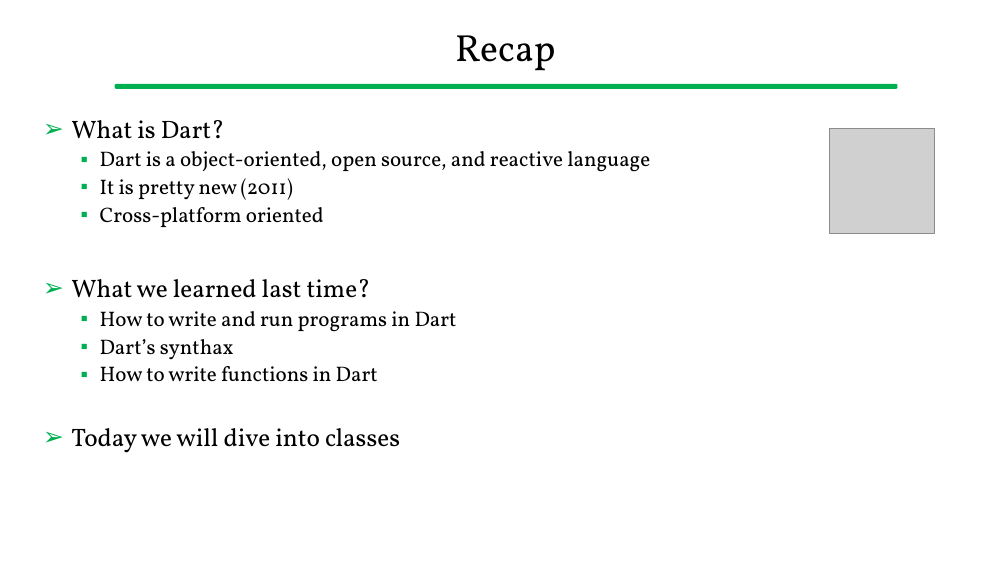
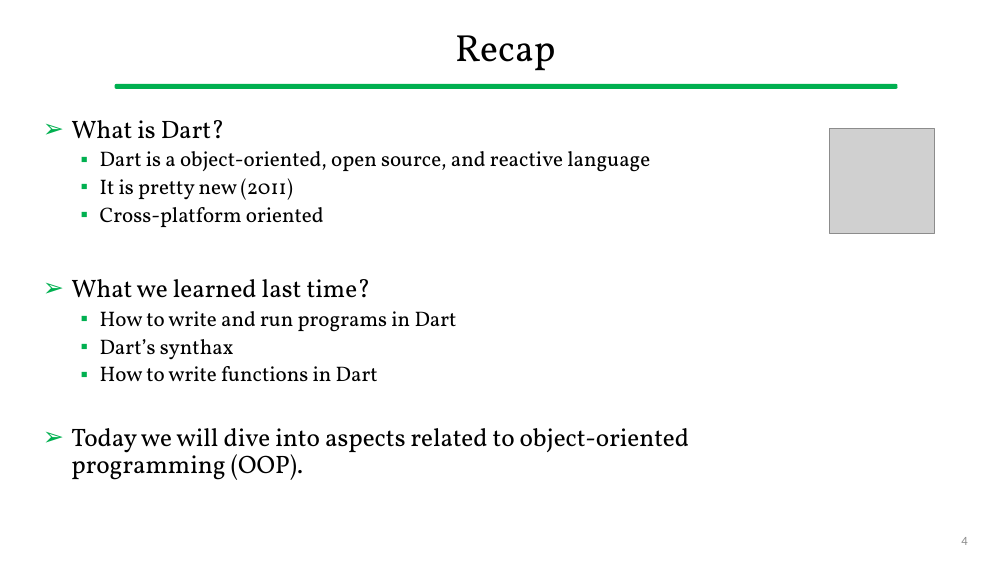
Before and after one commit to gcappon/bwthw, a slide deck: slide 4 of lab_03-dart_101_part_2/lab_03-dart_101_part_2.pptx. Drawn at 1008x567 pixels with LibreOffice and Linux fonts; fonts in the diff are those of the drawing; grey boxes stand for pictures. Boxes give left, top, right and bottom in pixels: in the first picture for what was removed or moved away, otherwise in the second. Text is boxed around its words. In the diff, an @@ line names an element or a change of style, - is before the commit and + after.

```diff
--- a/lab_03-dart_101_part_2/lab_03-dart_101_part_2.pptx
+++ b/lab_03-dart_101_part_2/lab_03-dart_101_part_2.pptx
@@ text at [71, 428, 689, 480]: text changed @@
-➢ Today we will dive into classes
+➢ Today we will dive into aspects related to object-oriented programming (OOP).
@@ page number added at [961, 537, 967, 545], 12 pt, text #8C8C8C @@
+4
```
Also in this commit, not shown: 35 other slides changed, 17 other files.
